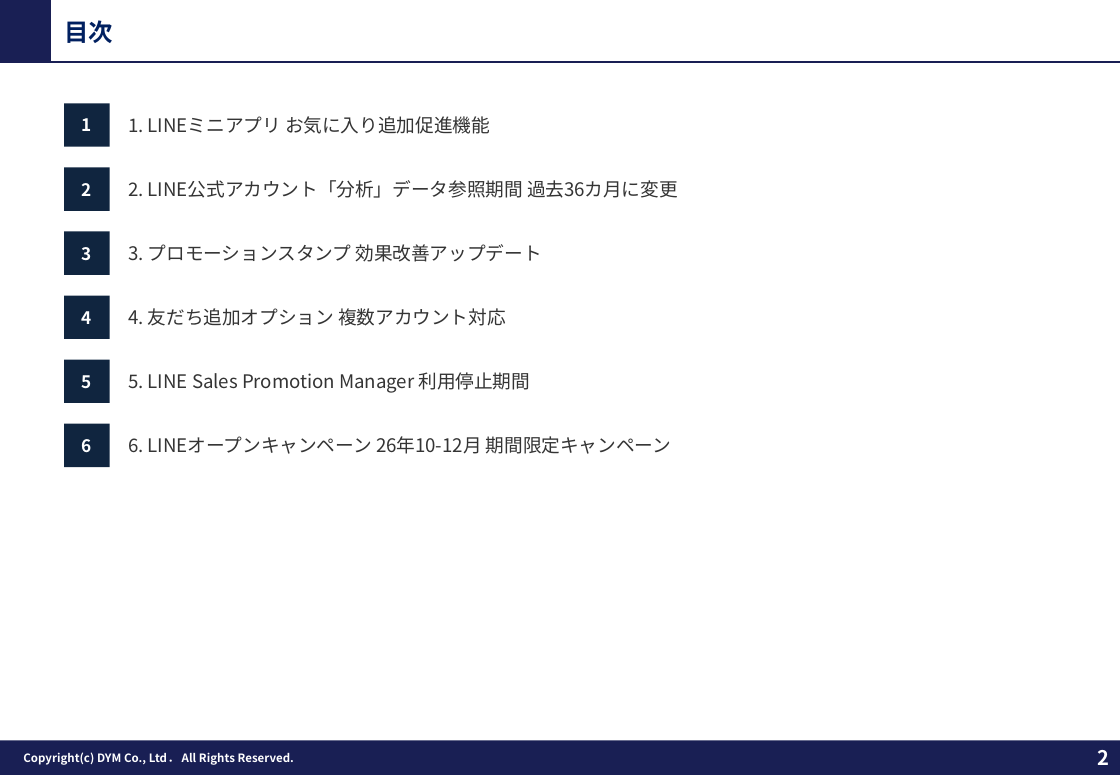
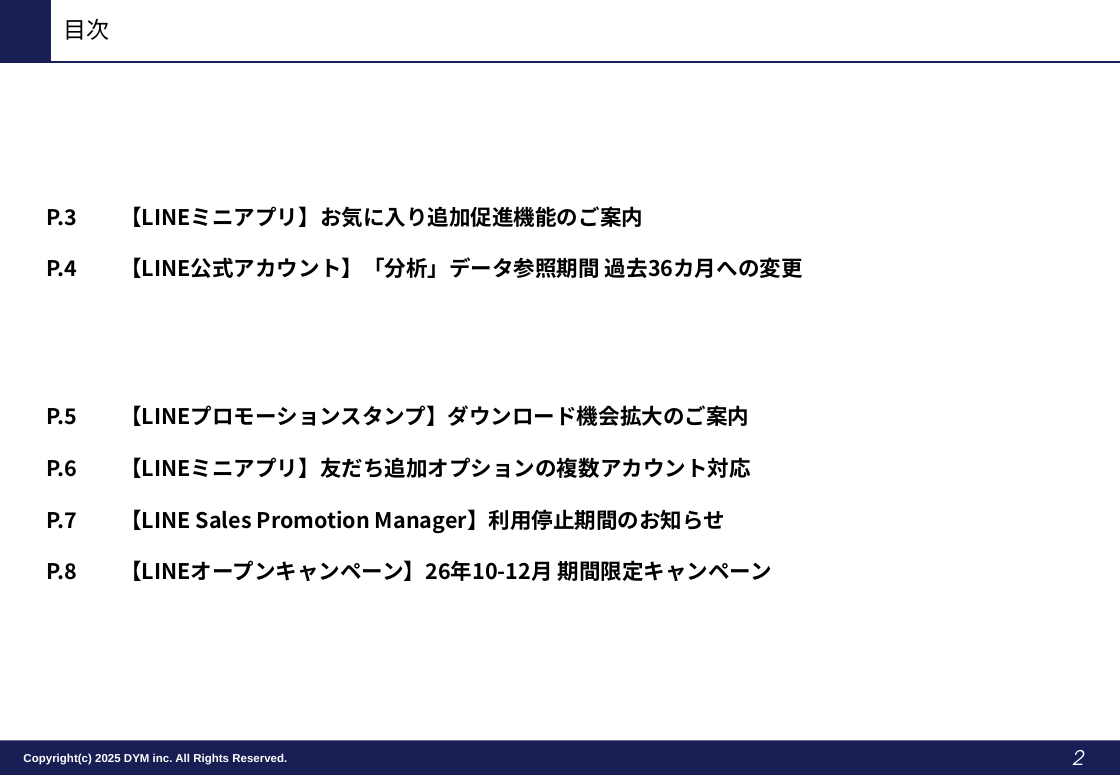
Before and after one commit to tonomura-r-dev/folder, a slide deck: slide 2 of LINEOA媒体最新情報_2026年9月トレンドレポート.pptx. Drawn at 1120x775 pixels with LibreOffice and Linux fonts; fonts in the diff are those of the drawing; background and template pictures are left out. Boxes give left, top, right and bottom in pixels: in the first picture for what was removed or moved away, otherwise in the second. Text is boxed around its words. In the diff, an @@ line names an element or a change of style, - is before the commit and + after.

```diff
--- a/LINEOA媒体最新情報_2026年9月トレンドレポート.pptx
+++ b/LINEOA媒体最新情報_2026年9月トレンドレポート.pptx
@@ text "目次" at bbox=[64, 19, 110, 40]: size 17 to 16 pt, text colour #002060 to #000000, bold off; vertical alignment middle to top @@
@@ rectangle removed at bbox=[64, 103, 110, 147] @@
@@ text removed at bbox=[82, 118, 92, 131] @@
-1
@@ text removed at bbox=[128, 116, 490, 134] @@
-1. LINEミニアプリ お気に入り追加促進機能
@@ rectangle removed at bbox=[64, 168, 110, 211] @@
@@ text added at bbox=[46, 206, 803, 581], 15 pt, text #000000, bold @@
+P.3 【LINEミニアプリ】お気に入り追加促進機能のご案内
+P.4 【LINE公式アカウント】「分析」データ参照期間 過去36カ月への変更
+P.5 【LINEプロモーションスタンプ】ダウンロード機会拡大のご案内
+P.6 【LINEミニアプリ】友だち追加オプションの複数アカウント対応
+P.7 【LINE Sales Promotion Manager】利用停止期間のお知らせ
+P.8 【LINEオープンキャンペーン】26年10-12月 期間限定キャンペーン
@@ text removed at bbox=[82, 183, 92, 196] @@
-2
@@ text removed at bbox=[128, 180, 678, 198] @@
-2. LINE公式アカウント「分析」データ参照期間 過去36カ月に変更
@@ rectangle removed at bbox=[64, 232, 110, 275] @@
@@ text removed at bbox=[82, 247, 92, 261] @@
-3
@@ text removed at bbox=[128, 244, 542, 262] @@
-3. プロモーションスタンプ 効果改善アップデート
@@ rectangle removed at bbox=[64, 296, 110, 339] @@
@@ text removed at bbox=[82, 311, 92, 324] @@
-4
@@ text removed at bbox=[128, 308, 506, 326] @@
-4. 友だち追加オプション 複数アカウント対応
@@ rectangle removed at bbox=[64, 360, 110, 403] @@
@@ text removed at bbox=[82, 375, 92, 389] @@
-5
@@ text removed at bbox=[128, 372, 530, 393] @@
-5. LINE Sales Promotion Manager 利用停止期間
@@ rectangle removed at bbox=[64, 424, 110, 467] @@
@@ text removed at bbox=[82, 439, 92, 453] @@
-6
@@ text removed at bbox=[128, 436, 671, 454] @@
-6. LINEオープンキャンペーン 26年10-12月 期間限定キャンペーン
@@ page number at bbox=[1073, 750, 1084, 765]: font Noto Sans CJK JP to TeX Gyre Adventor, bold off, italic on @@
@@ text at bbox=[23, 753, 287, 765]: text changed; font Noto Sans CJK JP to Arial @@
-Copyright(c) DYM Co., Ltd． All Rights Reserved.
+Copyright(c) 2025 DYM inc. All Rights Reserved.
```
Also in this commit, not shown: 6 other slides changed, 1 slide added, 1 slide removed, 7 other files.
